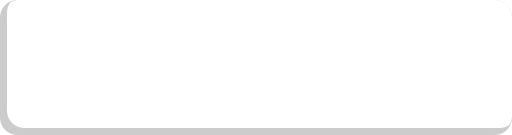
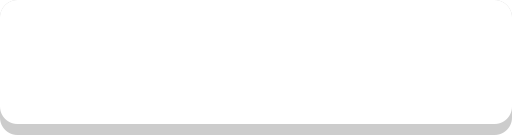
Revision of a layered w=512, h=135 image; what changed, layer by layer:
painted on "Rounded Rectangle 1 copy" over [0, 0, 512, 128]
